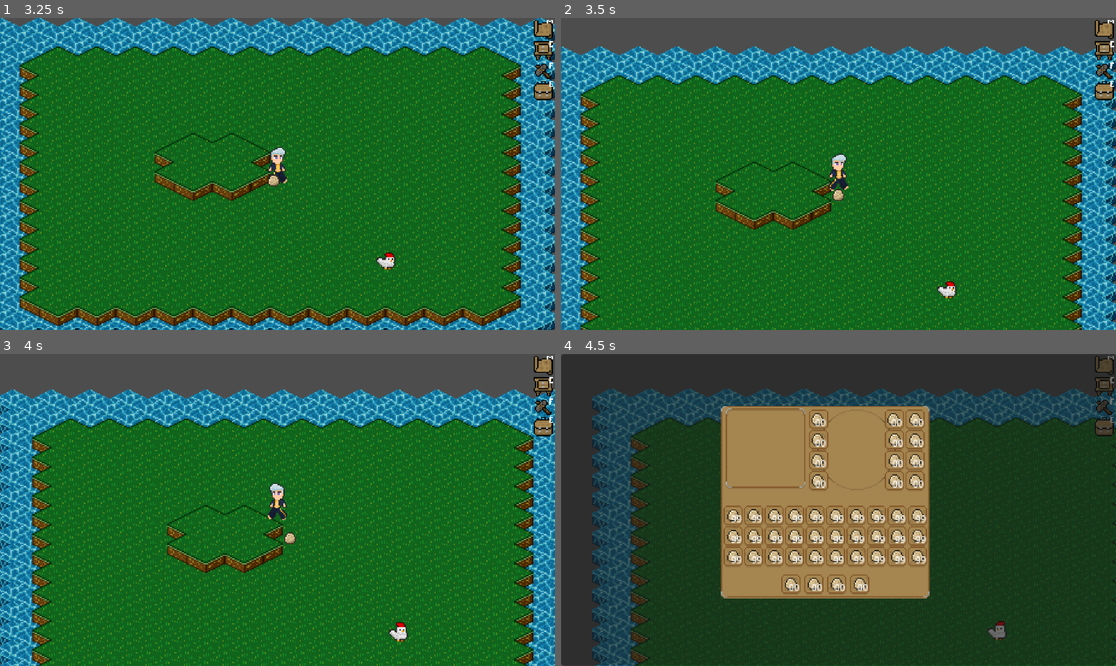
Above: before the commit, frames 1-4 (two rows, left to right).
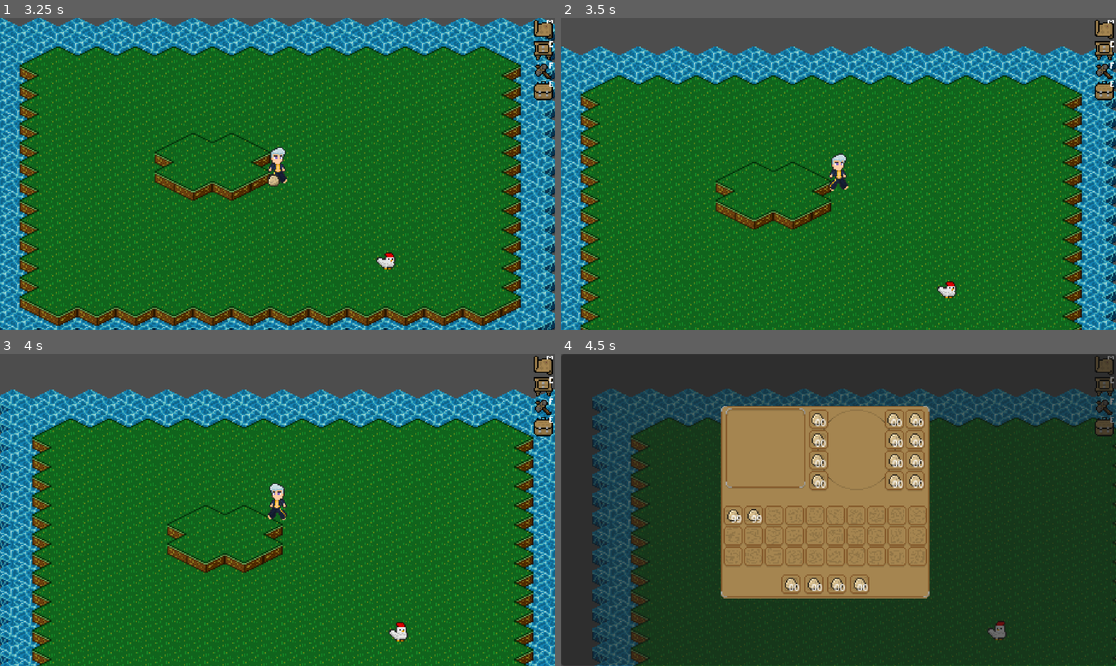
Above: after the commit, the same moments.

Repository: antth-Luca/godot-Celestia
Game: Godot game, scene res://components/levels/world.tscn
The game is run twice, just before and just after one commit, with the same random seed, the same clock (stepped at 60 frames per second) and the same inputs.
Inputs (mouse positions are in pixels of both pictures, inside the frame that each line leads up to):
- Up to frame 1 (3.25 s): tap Enter (ui_accept) at 0.5, 0.77, 1.52, 3.02 s; move the mouse to (399, 158) at 0.52 s; hold Right (ui_right) 0.53-1.28 s; click (399, 158) at 0.67 s; move the mouse to (166, 189) at 1.27 s; hold Down (ui_down) 1.28-2.03 s; click (166, 189) at 1.42 s; move the mouse to (333, 105) at 2.02 s; hold Right (ui_right) 2.03-2.78 s; click (333, 105) at 2.17 s; move the mouse to (249, 236) at 2.77 s; hold Up (ui_up) from 2.78 s (still down); click (249, 236) at 2.92 s
- Up to frame 2 (3.5 s): keep holding Up (ui_up)
- Up to frame 3 (4 s): move the mouse to (444, 556) at 3.52 s; release Up (ui_up) at 3.53 s; hold Left (ui_left) from 3.53 s (still down); click (444, 556) at 3.67 s; tap Enter (ui_accept) at 3.77 s
- Up to frame 4 (4.5 s): keep holding Left (ui_left); tap E (ui_inventory) at 4.15 s; move the mouse to (672, 463) at 4.27 s; click (672, 463) at 4.42 s

Frame 1 is identical in both runs. In frame 2, less than 0.1% of the frame differs, in the area x 48-52%, y 54-59%; in frame 3, less than 0.1%; in frame 4, 2.4%, in the area x 29-66%, y 49-68%.

Commit message:
Correção na manipulação de slots do inventário e divisão de responsabilidades em métodos de drop

Diff:
--- a/game/Celestia/components/levels/world.gd
+++ b/game/Celestia/components/levels/world.gd
@@ -3,7 +3,7 @@
 const ABSTRACT_ITEM = preload("res://components/items/abstract_item.tscn")
 
 func _ready() -> void:
-	for c in range(31):
+	for c in range(2):
 		var abstract_item = ABSTRACT_ITEM.instantiate()
 		abstract_item.initialize(ItemStack.new(ChickenEgg.new(), 99))
 		add_child(abstract_item)
--- a/game/Celestia/components/ui/inventory/inventory_manager.gd
+++ b/game/Celestia/components/ui/inventory/inventory_manager.gd
@@ -34,7 +34,7 @@
 		if cursor_click_origin_slot < main_inventory.size():
 			add_item_to_invent(stack_in_cursor)
 		else:
-			drop_item(stack_in_cursor)
+			drop_item_players_foot(stack_in_cursor)
 	# Limpa variáveis do cursor
 	stack_in_cursor = null
 	clear_sprite_to_cursor()
@@ -114,7 +114,7 @@
 			is_added = true
 			update_inventory()
 			break
-	if !is_added: drop_item(stack)
+	if !is_added: drop_item_players_foot(stack)
 
 
 func remove_item_to_invent(index: int, amount: int) -> void:
@@ -124,13 +124,18 @@
 	update_inventory()
 
 
-func drop_item(stack: ItemStack):
+func drop_item_players_foot(stack: ItemStack):
 	var player = get_parent().get_parent().get_parent()
 	var at_pos = player.global_position
+	drop_item_in_position(stack, at_pos)
+
+
+func drop_item_in_position(stack: ItemStack, pos: Vector2):
 	var abstract_item = ABSTRACT_ITEM.instantiate()
 	abstract_item.initialize(stack)
 	get_tree().root.add_child(abstract_item)
-	abstract_item.global_position = at_pos
+	abstract_item.global_position = pos
+
 
 # Inventory cursor handlers
 func _on_slot_gui_input(event: InputEvent, slot):
@@ -163,16 +168,19 @@
 			stack_in_cursor = null
 			clear_sprite_to_cursor()
 		# Slot do inventário é igual ao do cursor
-		elif stack_in_cursor.item_class.item_name == slot_stack.item_class.item_name and not slot_stack.amount + stack_in_cursor.amount > stack_in_cursor.item_class.max_stack:
-			slot_stack.amount += stack_in_cursor.amount
-			stack_in_cursor = null
-			clear_sprite_to_cursor()
+		elif stack_in_cursor.item_class.item_name == slot_stack.item_class.item_name:
+			if not slot_stack.amount + stack_in_cursor.amount > stack_in_cursor.item_class.max_stack:
+				slot_stack.amount += stack_in_cursor.amount
+				stack_in_cursor = null
+				clear_sprite_to_cursor()
+			else:
+				var extra = slot_stack.add_amount_safe(stack_in_cursor.amount)
+				stack_in_cursor.amount = extra
 		# Slot do inventário é diferente do cursor
 		else:
 			var temp = main_inventory[slot_index]
 			main_inventory[slot_index] = stack_in_cursor
 			stack_in_cursor = temp
-			clear_sprite_to_cursor()
 	update_inventory()
 
 
